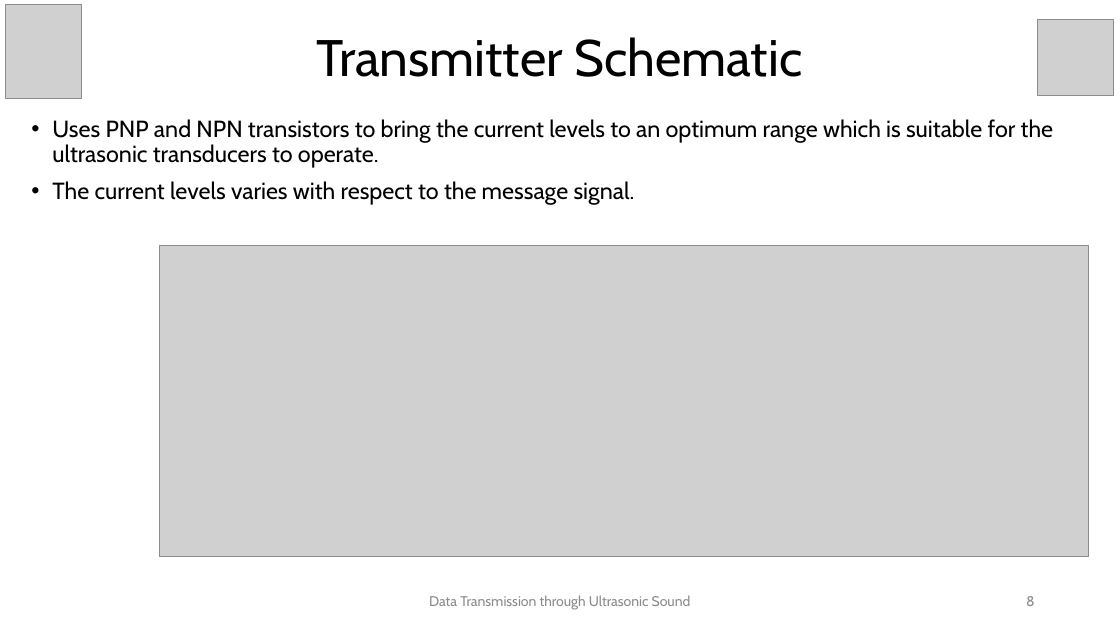
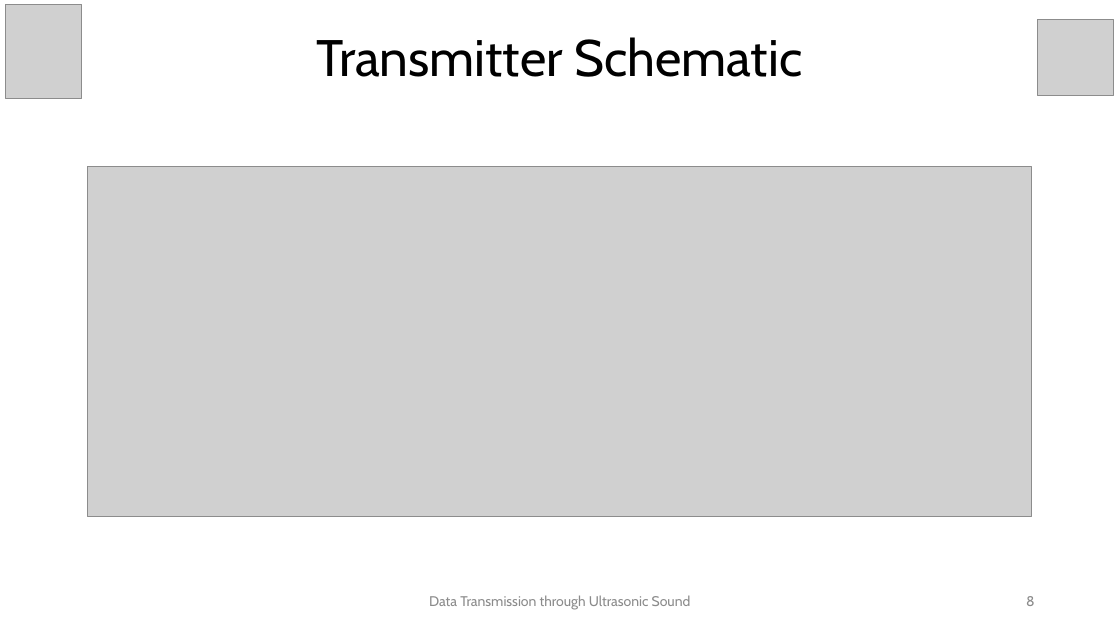
Before and after one commit to karthik-k-bhat/Ultrasonic-Data-Transfer, a slide deck: slide 8 of PESU_E&C_4th_Sem_data_transfer_with_ultrasonic v2.pptx. Drawn at 1120x630 pixels with LibreOffice and Linux fonts; fonts in the diff are those of the drawing; grey boxes stand for pictures. Boxes give left, top, right and bottom in pixels: in the first picture for what was removed or moved away, otherwise in the second. Text is boxed around its words. In the diff, an @@ line names an element or a change of style, - is before the commit and + after.

```diff
--- a/PESU_E&C_4th_Sem_data_transfer_with_ultrasonic v2.pptx
+++ b/PESU_E&C_4th_Sem_data_transfer_with_ultrasonic v2.pptx
@@ text removed at (52, 119, 1053, 205) @@
-• Uses PNP and NPN transistors to bring the current levels to an optimum range which is suitable for the ultrasonic transducers to operate.
-• The current levels varies with respect to the message signal.
@@ picture: place and size @@
-picture at (160, 245, 1088, 556)
+picture at (87, 167, 1033, 517)
```
Also in this commit, not shown: 9 other slides changed, 4 other files.
